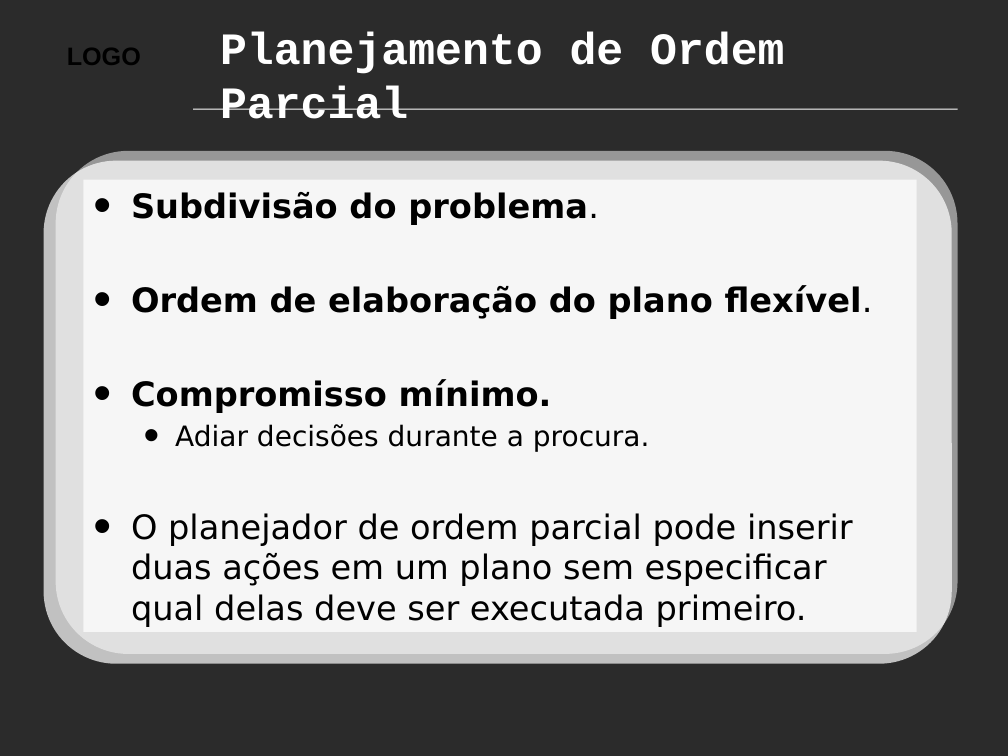
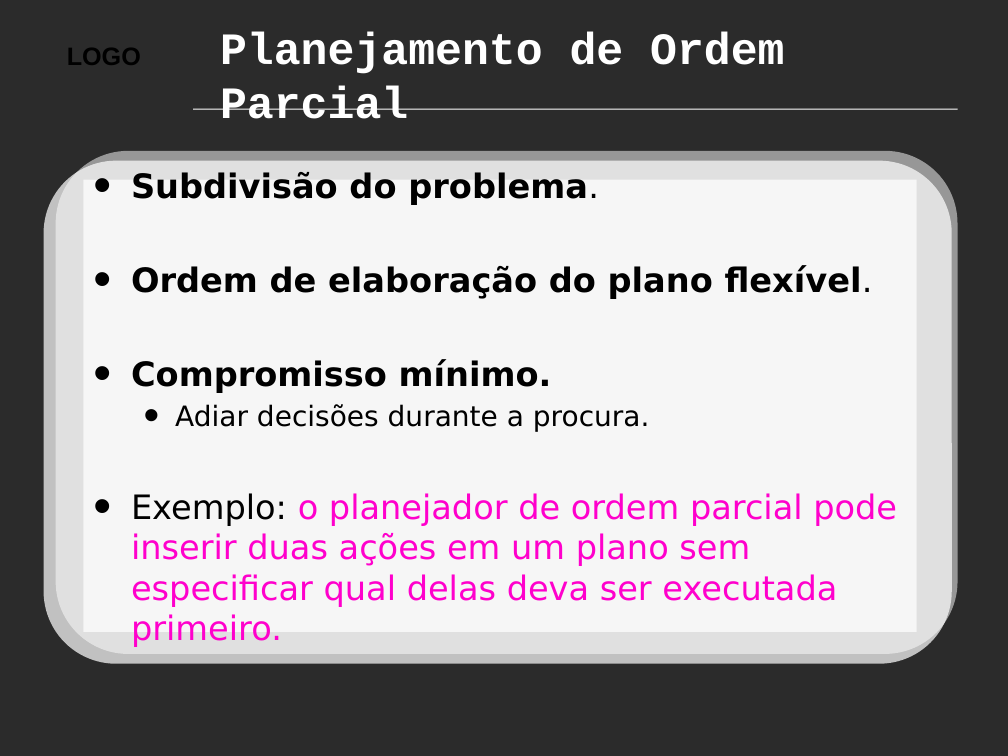
Before and after one commit to claudiosa/CCS, a slide deck: slide 15 of sistemas_multiagentes/IA_Aula_Planejamento.odp. Drawn at 1008x756 pixels with LibreOffice and Linux fonts; fonts in the diff are those of the drawing; background and template pictures are left out; a plain dark background stands for a picture behind light text. Boxes give left, top, right and bottom in pixels: in the first picture for what was removed or moved away, otherwise in the second. Text is boxed around its words. In the diff, an @@ line names an element or a change of style, - is before the commit and + after.

```diff
--- a/sistemas_multiagentes/IA_Aula_Planejamento.odp
+++ b/sistemas_multiagentes/IA_Aula_Planejamento.odp
@@ text at (x1=131, y1=493, x2=897, y2=647): text changed; text colour #000000 to #FF00CC @@
-• O planejador de ordem parcial pode inserir duas ações em um plano sem especificar qual delas deve ser executada primeiro.
+• Exemplo: o planejador de ordem parcial pode inserir duas ações em um plano sem especificar qual delas deva ser executada primeiro.
```
Also in this commit, not shown: 7 other slides changed, 26 other files.
